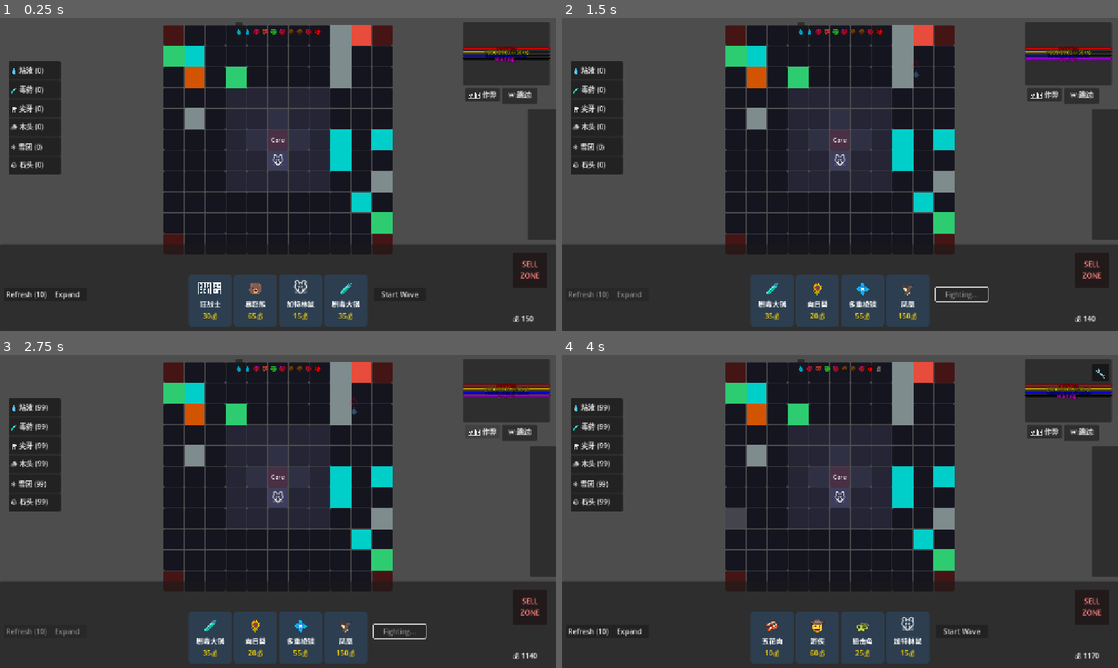
Above: before the commit, frames 1-4 (two rows, left to right).
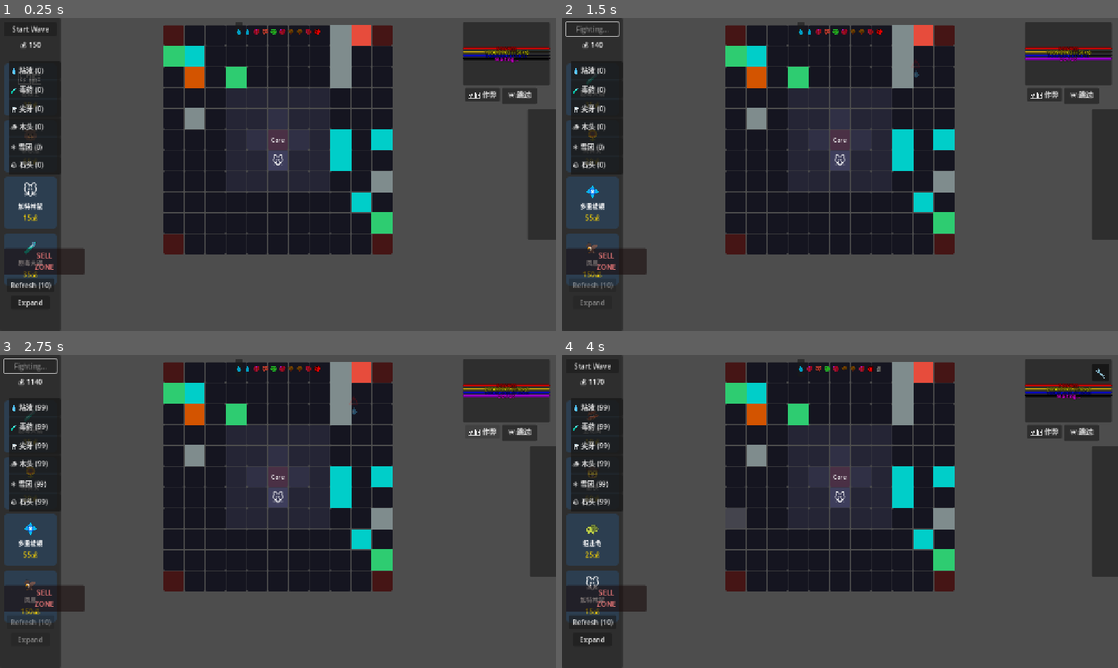
Above: after the commit, the same moments.

Repository: seekerzz/tower-html
Game: Godot game, scene res://src/Scenes/Game/MainGame.tscn
The game is run twice, just before and just after one commit, with the same random seed, the same clock (stepped at 60 frames per second) and the same inputs. The project has no main scene, so this scene is started directly.
Inputs (mouse positions are in pixels of both pictures, inside the frame that each line leads up to):
- Up to frame 1 (0.25 s): no input
- Up to frame 2 (1.5 s): click "Refresh (10)" at 0.5 s; click "Start Wave" at 1.25 s
- Up to frame 3 (2.75 s): click "🛠️ 作弊" at 2 s
- Up to frame 4 (4 s): click "⏩ 跳过" at 2.75 s; click (745, 511) at 3.52 s

The runs differ from the first frame. In frame 1, 28% of the frame differs, in the area x 0-100%, y 0-100%; in frame 2, 28%; in frame 3, 28%; in frame 4, 28%.

Commit message:
Refactor Shop UI to a vertical sidebar layout
- Changed Shop.tscn layout to a left-side vertical panel.
- Replaced HBoxContainer with VBoxContainer for shop items.
- Repositioned buttons (Start Wave, Refresh, Expand) and Gold label.
- Updated Shop.gd to reference the new container and position the SellZone correctly.
- Updated ShopCard.gd to use autowrap and smaller font size for better fit.
- Moved BenchContainer to be adjacent to the new sidebar.

Diff:
--- a/src/Scenes/UI/Shop.tscn
+++ b/src/Scenes/UI/Shop.tscn
@@ -4,13 +4,10 @@
 
 [node name="Shop" type="Control"]
 layout_mode = 3
-anchors_preset = 12
-anchor_top = 1.0
-anchor_right = 1.0
+anchors_preset = 9
 anchor_bottom = 1.0
-offset_top = -200.0
-grow_horizontal = 2
-grow_vertical = 0
+offset_right = 140.0
+grow_vertical = 2
 script = ExtResource("1_shop")
 
 [node name="Panel" type="Panel" parent="."]
@@ -21,74 +18,89 @@
 grow_horizontal = 2
 grow_vertical = 2
 
-[node name="BenchContainer" type="HBoxContainer" parent="Panel"]
+[node name="StartWaveButton" type="Button" parent="Panel"]
 layout_mode = 1
 anchors_preset = 5
 anchor_left = 0.5
 anchor_right = 0.5
-offset_left = -175.0
+offset_left = -60.0
 offset_top = 10.0
-offset_right = 175.0
-offset_bottom = 70.0
+offset_right = 60.0
+offset_bottom = 40.0
 grow_horizontal = 2
-theme_override_constants/separation = 10
-alignment = 1
+text = "Start Wave"
 
-[node name="HBoxContainer" type="HBoxContainer" parent="Panel"]
+[node name="GoldLabel" type="Label" parent="Panel"]
+layout_mode = 1
+anchors_preset = 5
+anchor_left = 0.5
+anchor_right = 0.5
+offset_left = -50.0
+offset_top = 50.0
+offset_right = 50.0
+offset_bottom = 80.0
+grow_horizontal = 2
+text = "💰 150"
+horizontal_alignment = 1
+
+[node name="ShopContainer" type="VBoxContainer" parent="Panel"]
 layout_mode = 1
 anchors_preset = 8
 anchor_left = 0.5
 anchor_top = 0.5
 anchor_right = 0.5
 anchor_bottom = 0.5
-offset_left = -200.0
-offset_top = -20.0
-offset_right = 200.0
-offset_bottom = 80.0
+offset_left = -60.0
+offset_top = -200.0
+offset_right = 60.0
+offset_bottom = 200.0
 grow_horizontal = 2
 grow_vertical = 2
+theme_override_constants/separation = 10
 alignment = 1
 
-[node name="GoldLabel" type="Label" parent="Panel"]
+[node name="RefreshButton" type="Button" parent="Panel"]
 layout_mode = 1
-anchors_preset = 3
-anchor_left = 1.0
+anchors_preset = 7
+anchor_left = 0.5
 anchor_top = 1.0
-anchor_right = 1.0
+anchor_right = 0.5
 anchor_bottom = 1.0
-offset_left = -100.0
-offset_top = -40.0
-grow_horizontal = 0
+offset_left = -55.0
+offset_top = -120.0
+offset_right = 55.0
+offset_bottom = -90.0
+grow_horizontal = 2
 grow_vertical = 0
-text = "💰 150"
-
-[node name="StartWaveButton" type="Button" parent="Panel"]
-layout_mode = 1
-anchors_preset = 5
-anchor_left = 0.5
-anchor_right = 0.5
-offset_left = 220.0
-offset_top = 100.0
-offset_right = 340.0
-offset_bottom = 130.0
-grow_horizontal = 2
-text = "Start Wave"
-
-[node name="RefreshButton" type="Button" parent="Panel"]
-layout_mode = 0
-offset_left = 10.0
-offset_top = 100.0
-offset_right = 100.0
-offset_bottom = 130.0
 text = "Refresh (10)"
 
 [node name="ExpandButton" type="Button" parent="Panel"]
-layout_mode = 0
-offset_left = 110.0
-offset_top = 100.0
-offset_right = 200.0
-offset_bottom = 130.0
+layout_mode = 1
+anchors_preset = 7
+anchor_left = 0.5
+anchor_top = 1.0
+anchor_right = 0.5
+anchor_bottom = 1.0
+offset_left = -45.0
+offset_top = -80.0
+offset_right = 45.0
+offset_bottom = -50.0
+grow_horizontal = 2
+grow_vertical = 0
 text = "Expand"
+
+[node name="BenchContainer" type="HBoxContainer" parent="Panel"]
+layout_mode = 1
+anchors_preset = 2
+anchor_top = 1.0
+anchor_bottom = 1.0
+offset_left = 160.0
+offset_top = -80.0
+offset_right = 510.0
+offset_bottom = -20.0
+grow_vertical = 0
+theme_override_constants/separation = 10
+alignment = 0
 
 [connection signal="pressed" from="Panel/StartWaveButton" to="." method="_on_start_wave_button_pressed"]
 [connection signal="pressed" from="Panel/RefreshButton" to="." method="_on_refresh_button_pressed"]
--- a/src/Scripts/UI/Shop.gd
+++ b/src/Scripts/UI/Shop.gd
@@ -5,7 +5,7 @@
 var shop_locked: Array = [false, false, false, false]
 const SHOP_SIZE = 4
 
-@onready var shop_container = $Panel/HBoxContainer
+@onready var shop_container = $Panel/ShopContainer
 @onready var gold_label = $Panel/GoldLabel
 @onready var refresh_btn = $Panel/RefreshButton
 @onready var expand_btn = $Panel/ExpandButton
@@ -37,11 +37,35 @@
 	lbl.horizontal_alignment = HORIZONTAL_ALIGNMENT_CENTER
 	sell_zone.add_child(lbl)
 
-	# Place it to the right of bench or somewhere prominent
+	# Place it at the bottom of the sidebar or side of it
 	$Panel.add_child(sell_zone)
-	sell_zone.set_anchors_preset(Control.PRESET_CENTER_RIGHT)
-	sell_zone.position = Vector2($Panel.size.x - 100, 20)
-	sell_zone.custom_minimum_size = Vector2(80, 80)
+	# In vertical layout, maybe above the refresh button or at the very bottom
+	sell_zone.set_anchors_preset(Control.PRESET_BOTTOM_LEFT)
+	# Adjust position based on new layout.
+	# Shop width is ~140. Let's put it near bottom, above expand button maybe?
+	# Or let's put it to the RIGHT of the shop panel (offset x = 140)
+	sell_zone.position = Vector2(150, get_viewport_rect().size.y - 120)
+	# Wait, get_viewport_rect might not be reliable in ready if not resized.
+	# Better to anchor it relative to parent if parent is full screen.
+	# But parent is Shop (width 140).
+	# Let's put it inside the Panel but at the bottom, above buttons?
+	# Or beside the bench.
+
+	# Current plan: Put it near the bench (which is at bottom left, offset from shop).
+	# Bench is at x=160.
+	# Let's put SellZone at x=160, y=Bottom-100?
+
+	sell_zone.set_anchors_preset(Control.PRESET_BOTTOM_LEFT)
+	# Use offsets since anchors are set to Bottom Left.
+	# Anchor Bottom means Y=ParentHeight. Refresh button is at -120.
+	# SellZone height is 60. To avoid overlap and add spacing (10px):
+	# Bottom of SellZone should be at -130. Top = -130 - 60 = -190.
+	sell_zone.offset_left = 10
+	sell_zone.offset_top = -190
+	sell_zone.offset_bottom = -130
+	sell_zone.size_flags_horizontal = Control.SIZE_EXPAND_FILL
+	sell_zone.custom_minimum_size = Vector2(120, 60)
+
 	sell_zone.modulate = Color(1, 0.5, 0.5)
 	sell_zone.mouse_filter = MOUSE_FILTER_STOP
 
--- a/src/Scripts/UI/ShopCard.gd
+++ b/src/Scripts/UI/ShopCard.gd
@@ -33,6 +33,8 @@
 	# 4. Name
 	name_label = Label.new()
 	name_label.horizontal_alignment = HORIZONTAL_ALIGNMENT_CENTER
+	name_label.autowrap_mode = TextServer.AUTOWRAP_WORD_SMART
+	name_label.add_theme_font_size_override("font_size", 14)
 	content_container.add_child(name_label)
 
 	# 5. Price
